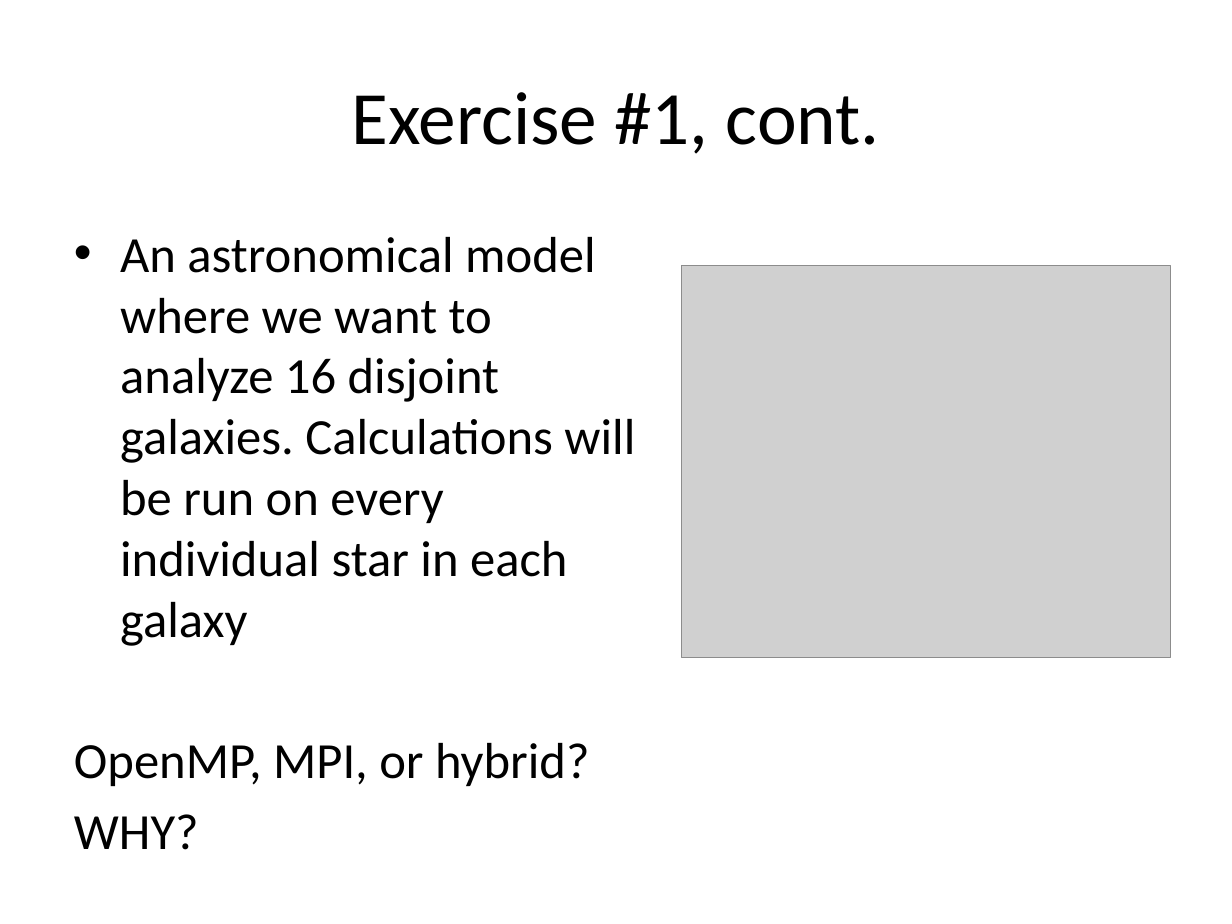
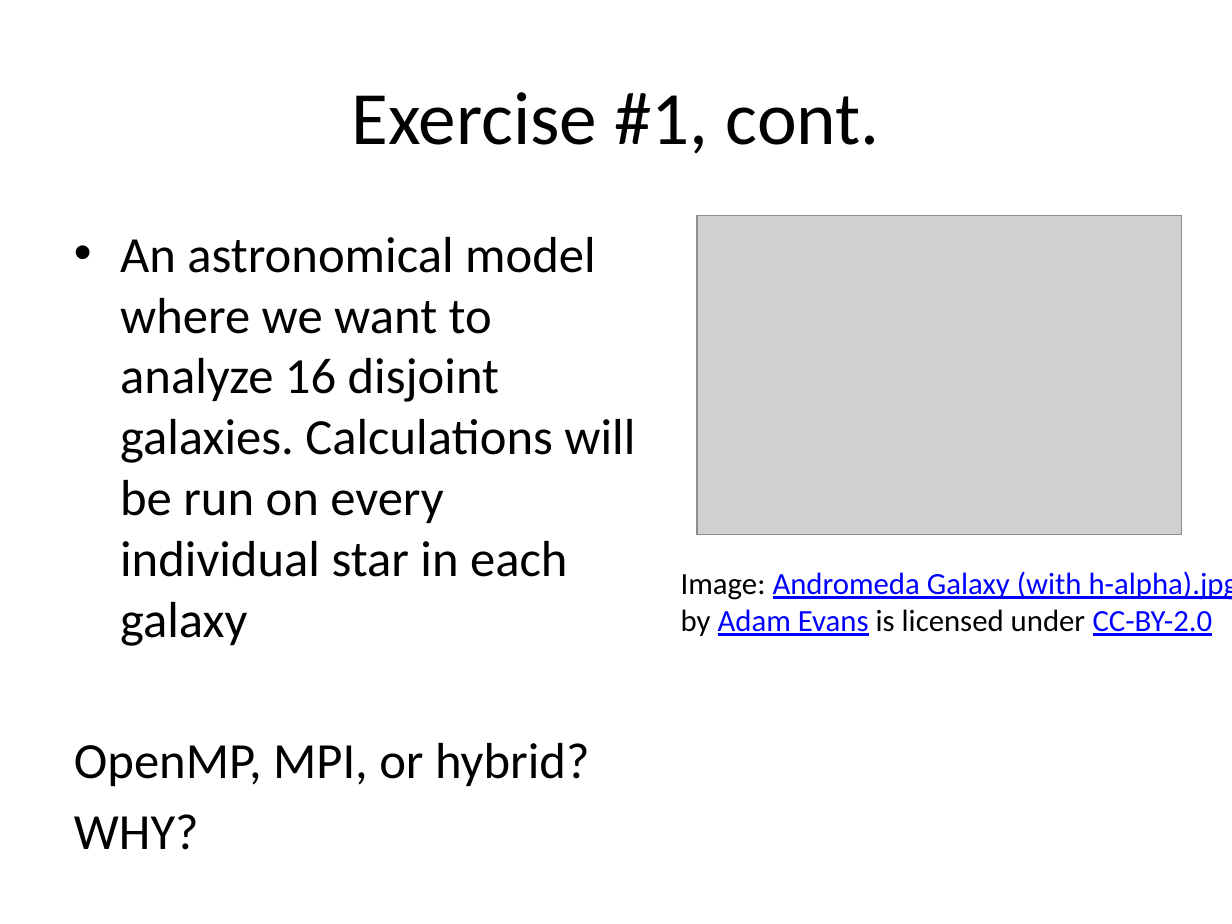
Before and after one commit to shodor-education/petascale-semester-curriculum, a slide deck: slide 9 of units/6/lessons/2/resources/petascale-lesson-6.2-slides.pptx. Drawn at 1232x924 pixels with LibreOffice and Linux fonts; fonts in the diff are those of the drawing; grey boxes stand for pictures. Boxes give left, top, right and bottom in pixels: in the first picture for what was removed or moved away, otherwise in the second. Text is boxed around its words. In the diff, an @@ line names an element or a change of style, - is before the commit and + after.

```diff
--- a/units/6/lessons/2/resources/petascale-lesson-6.2-slides.pptx
+++ b/units/6/lessons/2/resources/petascale-lesson-6.2-slides.pptx
@@ picture: place and size @@
-picture at bbox=[681, 266, 1170, 658]
+picture at bbox=[697, 216, 1183, 535]
@@ text added at bbox=[681, 571, 1232, 636], 18 pt, text #0000FF, underline @@
+Image: Andromeda Galaxy (with h-alpha).jpg by Adam Evans is licensed under CC-BY-2.0
```
Also in this commit, not shown: 6 other slides changed.
